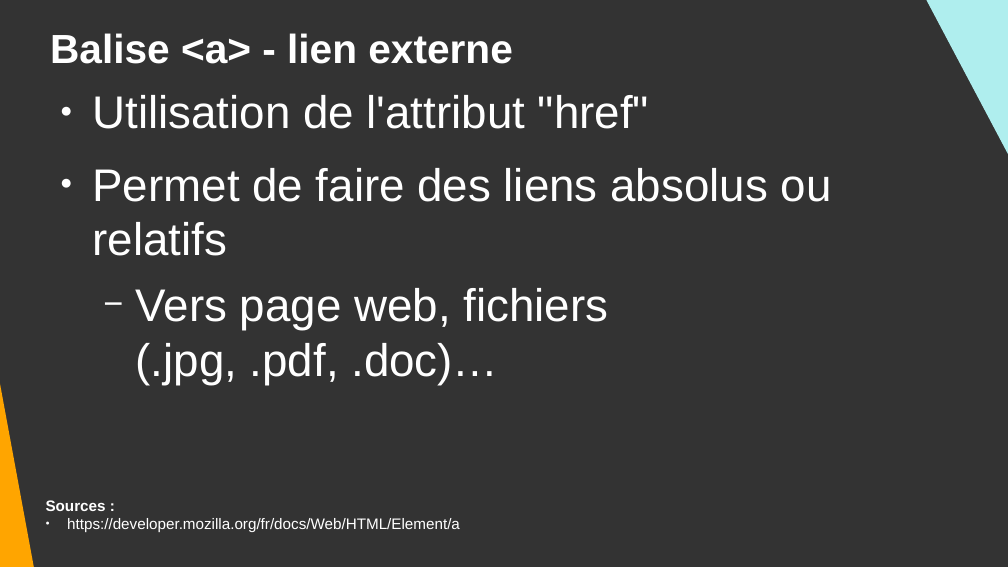
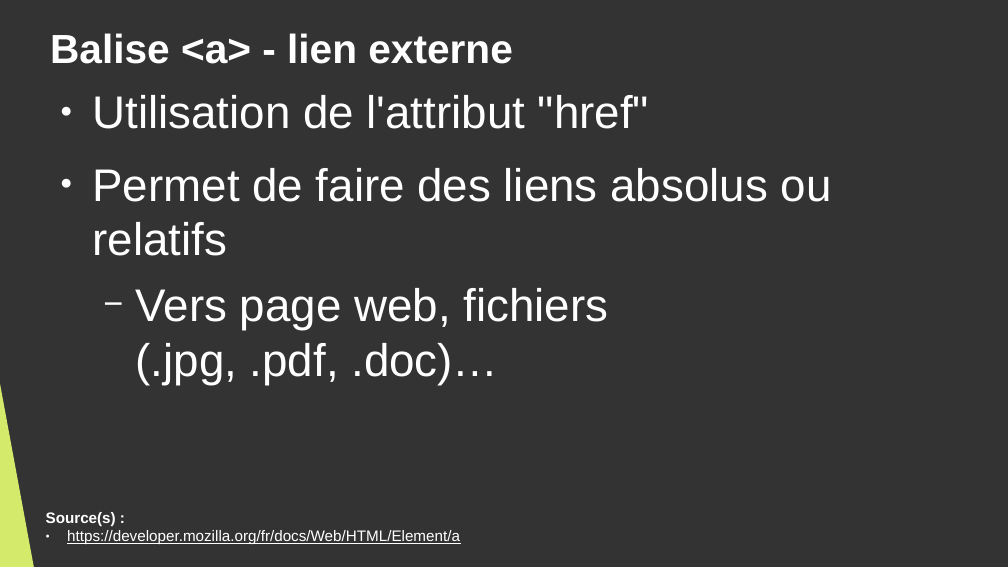
Before and after one commit to DanYellow/cours, a slide deck: slide 21 of integration-web-s1/travaux-pratiques/numero-6/presentation.odp (slide 19 before the commit). Drawn at 1008x567 pixels with LibreOffice and Linux fonts; fonts in the diff are those of the drawing. Boxes give left, top, right and bottom in pixels: in the first picture for what was removed or moved away, otherwise in the second. Text is boxed around its words. In the diff, an @@ line names an element or a change of style, - is before the commit and + after.

```diff
--- a/integration-web-s1/travaux-pratiques/numero-6/presentation.odp
+++ b/integration-web-s1/travaux-pratiques/numero-6/presentation.odp
@@ right triangle removed at <box>915,0,1008,271</box> @@
@@ right triangle at <box>0,87,37,567</box>: fill #FFA500 to #D4EA6B @@
@@ text "Source(s) :": place and size @@
-text "Source(s) :" at <box>46,500,460,532</box>
+text "Source(s) :" at <box>46,512,460,544</box>
@@ text at <box>46,512,116,526</box>: text changed @@
-Sources :
+Source(s) :
@@ text at <box>67,530,460,544</box>: underline on in "https://developer.mozilla.org/fr/docs/Web/HTML/Element/a" @@
```
Also in this commit, not shown: 17 other slides changed, 4 slides added, 3 other files.
